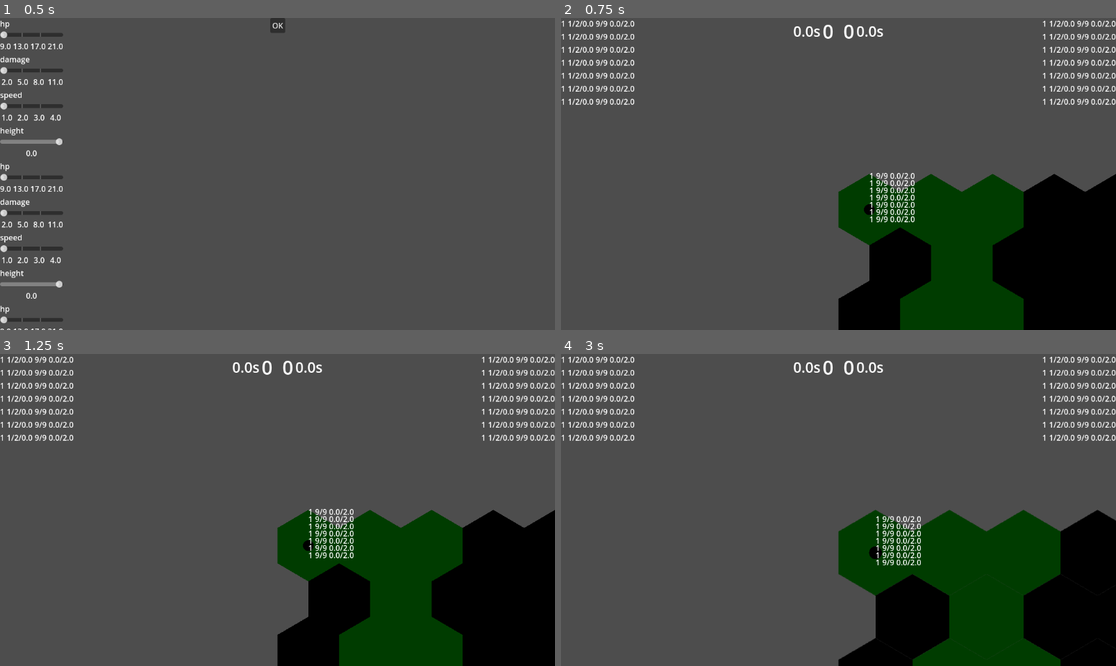
Above: before the commit, frames 1-4 (two rows, left to right).
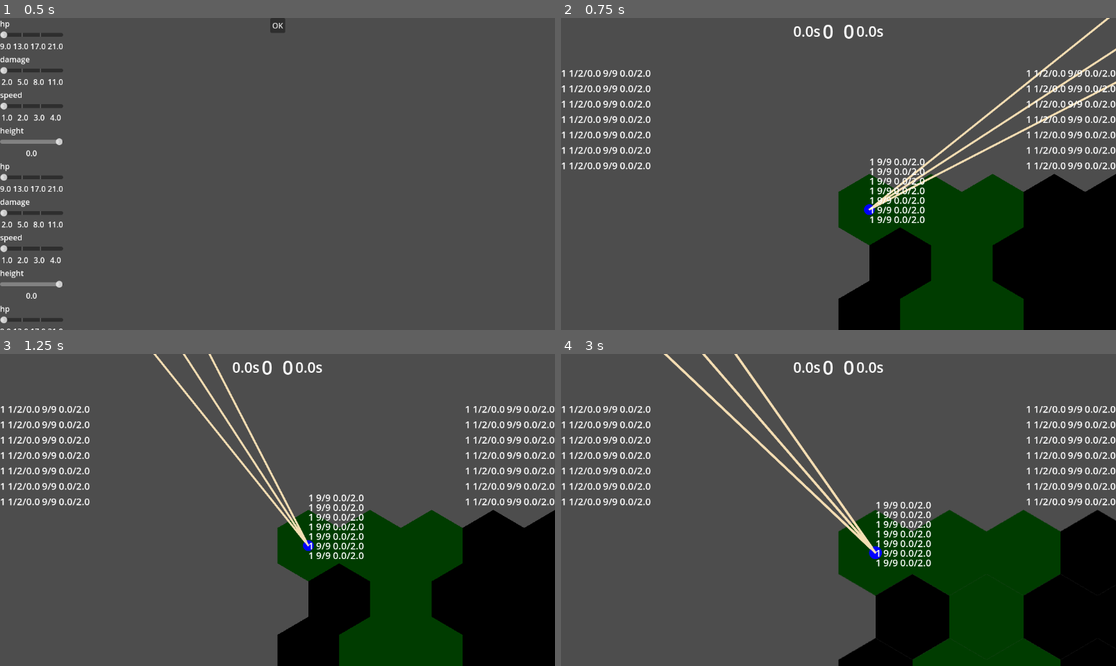
Above: after the commit, the same moments.

Repository: bendo-afk/rts2
Game: Godot game, scene res://scenes/unit_pick_screen.tscn
Same seed, same stepped clock (60 frames per second), same inputs: the game is played once before the commit and once after it.
Inputs (mouse positions are in pixels of both pictures, inside the frame that each line leads up to):
- Up to frame 1 (0.5 s): no input
- Up to frame 2 (0.75 s): click "OK" at 0.5 s
- Up to frame 3 (1.25 s): no input
- Up to frame 4 (3 s): move the mouse to (960, 494) at 1.27 s; hold Middle mouse button (grab_camera) 1.28-2 s; click (960, 494) at 1.42 s; tap Enter at 2 s; drag from (727, 525) to (810, 572) at 2.02 s; move the mouse to (894, 441) at 2.77 s; hold Mouse wheel up (zoom_in) from 2.78 s (still down); click (894, 441) at 2.92 s

Frame 1 is identical in both runs. In frame 2, 5.8% of the frame differs, in the area x 0-100%, y 0-66%; in frame 3, 5.7%; in frame 4, 6.1%, in the area x 0-100%, y 0-69%.

Commit message:
full implementaion of reflection of ui settings

Diff:
--- a/scripts/in_hp.gd
+++ b/scripts/in_hp.gd
@@ -6,15 +6,24 @@
 @onready var reload_label := $Reload
 @onready var name_label := $Name
 
+
+func set_font_size(font_size: float) -> void:
+	for c in get_children(false):
+		c.add_theme_font_size_override("font_size", font_size)
+
+
 func follow(offset: Vector2) -> void:
 	var screen_pos :=  unit.get_global_transform_with_canvas().origin
 	position = screen_pos + offset
 
+
 func set_hp(hp: int, max_hp: int) -> void:
 	hp_label.text = str(hp) + "/" + str(max_hp)
+
 
 func set_reload(left_time: float, max_time: float) -> void:
 	reload_label.text = str(left_time) + "/" + str(max_time)
 
+
 func set_unit_name(name_str: String) -> void:
 	name_label.text = name_str
--- a/scripts/in_ui.gd
+++ b/scripts/in_ui.gd
@@ -8,7 +8,7 @@
 var unit_to_ui: Dictionary[Unit, HBoxContainer] = {}
 
 @export var in_hp_scene: PackedScene
-@export var stack_offset := Vector2(0, -15)
+@export var stack_offset := Vector2(0, 0)
 
 func _process(_delta: float) -> void:
 	var groups: Dictionary[Vector2, Array]= {}
@@ -34,10 +34,12 @@
 
 
 func setup() -> void:
+	stack_offset.y -= font_size
 	for u in units:
 		var in_hp := in_hp_scene.instantiate()
 		add_child(in_hp)
 
+		in_hp.set_font_size(font_size)
 		in_hp.unit = u
 		in_hp.set_unit_name("1")
 		in_hp.set_hp(u.hp_comp.hp, u.hp_comp.max_hp)
--- a/scripts/path_ui.gd
+++ b/scripts/path_ui.gd
@@ -4,8 +4,8 @@
 var teams: Node
 var map: TileMapLayer
 
-var line_color := Color.WHITE
-var line_width := 2
+var line_color: Color
+var line_width: float
 
 
 func setup() -> void:
--- a/scripts/score_container.gd
+++ b/scripts/score_container.gd
@@ -1,12 +1,9 @@
 extends HBoxContainer
-
-var score_size: float = 40
-var cd_size: float = 30
 
 @onready var score_label := $Score
 @onready var cd_label := $Cooldown
 
-func set_sizes() -> void:
+func set_sizes(score_size: float, cd_size: float) -> void:
 	cd_label.add_theme_font_size_override("font_size", cd_size)
 	score_label.add_theme_font_size_override("font_size", score_size)
 
--- a/scripts/side_container.gd
+++ b/scripts/side_container.gd
@@ -1,4 +1,6 @@
 extends VBoxContainer
+
+var side_size: float
 
 var hp_bars: Array[HBoxContainer]
 
@@ -13,6 +15,7 @@
 		if u.team == team:
 			var hp_bar := side_hp_scene.instantiate()
 			add_child(hp_bar)
+			hp_bar.set_sizes(side_size)
 			hp_bar.set_parameters(u.move_comp.speed, u.attack_comp.damage, u.vision_comp.height)
 			hp_bar.set_unit_name("1")
 			hp_bar.set_hp(u.hp_comp.hp, u.hp_comp.max_hp)
--- a/scripts/side_hp.gd
+++ b/scripts/side_hp.gd
@@ -5,14 +5,23 @@
 @onready var reload_label := $Reload
 @onready var hp_label := $HP
 
+
+func set_sizes(font_size: float) -> void:
+	for c in get_children(false):
+		c.add_theme_font_size_override("font_size", font_size)
+
+
 func set_parameters(speed: int, damage: int, height: float) -> void:
 	parameters_label.text = str(speed) + "/" + str(damage) + "/" + str(height)
+
 
 func set_hp(hp: int, max_hp: int) -> void:
 	hp_label.text = str(hp) + "/" + str(max_hp)
 
+
 func set_reload(left_time: float, max_time: float) -> void:
 	reload_label.text = str(left_time) + "/" + str(max_time)
 
+
 func set_unit_name(name_str: String) -> void:
 	name_label.text = name_str
--- a/scripts/sides_container.gd
+++ b/scripts/sides_container.gd
@@ -11,16 +11,20 @@
 func setup() -> void:
 	set_anchors_and_offsets_preset(Control.PRESET_TOP_WIDE)
 
-	var ally_side := side_container_scene.instantiate()
-	add_child(ally_side)
-	ally_side.units = units
-	ally_side.team = teams.ally
-	ally_side.setup()
+	create_side(teams.ally, false)
+	create_side(teams.enemy, true)
 
-	var enemy_side := side_container_scene.instantiate()
-	add_child(enemy_side)
-	enemy_side.set_anchors_and_offsets_preset(1, true)
-	enemy_side.set_h_grow_direction(0)
-	enemy_side.units = units
-	enemy_side.team = teams.enemy
-	enemy_side.setup()
+
+func create_side(team: Team, reverse: bool) -> void:
+	var side_container := side_container_scene.instantiate()
+	add_child(side_container)
+	side_container.side_size = side_size
+	side_container.units = units
+	side_container.team = team
+	side_container.setup()
+
+	if reverse:
+		side_container.set_anchors_and_offsets_preset(1, false)
+		side_container.set_h_grow_direction(0)
+
+	side_container.set_offset(Side.SIDE_TOP, side_margin)
--- a/scripts/top_container.gd
+++ b/scripts/top_container.gd
@@ -1,29 +1,37 @@
 extends HBoxContainer
+
+@export var score_container: PackedScene
 
 var score_size: float
 var cd_size: float
-
 var teams: Node
 
 var ally_score: HBoxContainer
 var enemy_score: HBoxContainer
 
-@export var score_container: PackedScene
-
 func setup() -> void:
 	add_theme_constant_override("separation", 20)
 
-	ally_score = score_container.instantiate()
-	add_child(ally_score)
-	ally_score.set_sizes()
-	teams.ally.score_changed.connect(ally_score.set_score)
+	ally_score = _create_score(
+		teams.ally,
+		false
+	)
 
-	enemy_score = score_container.instantiate()
-	add_child(enemy_score)
-	enemy_score.set_sizes()
-	teams.enemy.score_changed.connect(enemy_score.set_score)
-	enemy_score.move_child(enemy_score.score_label, 0)
+	enemy_score = _create_score(
+		teams.enemy,
+		true
+	)
 
+func _create_score(team: Team, reverse: bool) -> HBoxContainer:
+	var score := score_container.instantiate()
+	add_child(score)
+	score.set_sizes(score_size, cd_size)
+	team.score_changed.connect(score.set_score)
+
+	if reverse:
+		score.move_child(score.score_label, 0)
+
+	return score
 
 func _process(_delta: float) -> void:
 	ally_score.set_cd(teams.ally.left_height_cd)
--- a/scripts/unattatched/ui_settings.gd
+++ b/scripts/unattatched/ui_settings.gd
@@ -10,11 +10,11 @@
 var in_size: float = 20
 
 var unit_size: float = 10
-var ally_color: Color
-var enemy_color: Color
+var ally_color := Color.BLUE
+var enemy_color := Color.RED
 
-var turret_color: Color
-var turret_width: float
+var turret_color := Color.WHEAT
+var turret_width: float = 2
 
-var path_color: Color
-var path_width: float
+var path_color: Color = Color.WHITE
+var path_width: float = 2
--- a/scripts/unit_ui.gd
+++ b/scripts/unit_ui.gd
@@ -4,11 +4,11 @@
 var teams: Node
 var map: TileMapLayer
 
-var size := 10
-var ally_color := Color.BLUE
-var enemy_color := Color.RED
-var turret_color := Color.WHEAT
-var turret_width: float = 2
+var size: float
+var ally_color: Color
+var enemy_color: Color
+var turret_color: Color
+var turret_width: float
 
 
 func _process(_delta: float) -> void:
